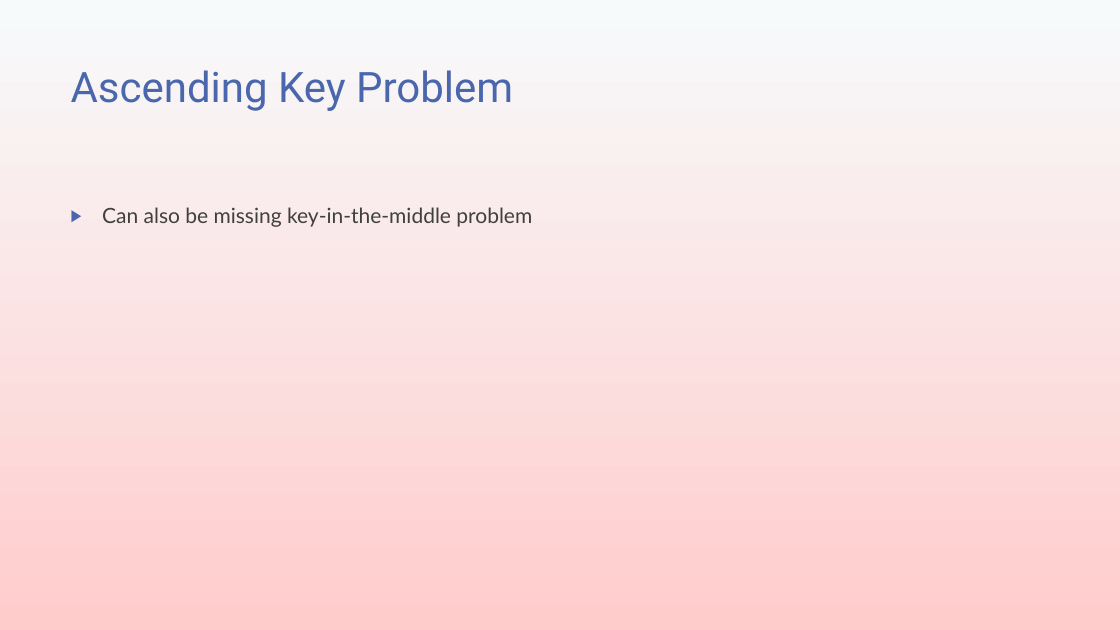
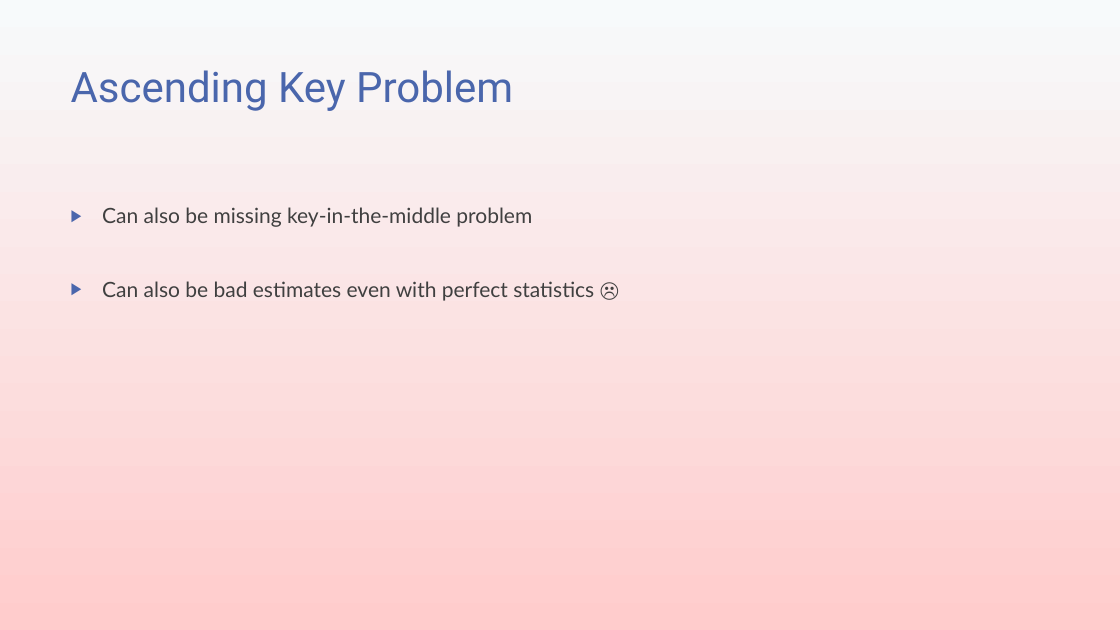
Before and after one commit to transmokopter/Presentations, a slide deck: slide 15 of Statistics an unreliable friend/SQL Saturday 971 Oslo - Statistics an unreliable friend/Statistics_An_Unreliable_Friend_Transmokopter.pptx (slide 14 before the commit). Drawn at 1120x630 pixels with LibreOffice and Linux fonts; fonts in the diff are those of the drawing; background and template pictures are left out. Boxes give left, top, right and bottom in pixels: in the first picture for what was removed or moved away, otherwise in the second. Text is boxed around its words. In the diff, an @@ line names an element or a change of style, - is before the commit and + after.

```diff
--- a/Statistics an unreliable friend/SQL Saturday 971 Oslo - Statistics an unreliable friend/Statistics_An_Unreliable_Friend_Transmokopter.pptx
+++ b/Statistics an unreliable friend/SQL Saturday 971 Oslo - Statistics an unreliable friend/Statistics_An_Unreliable_Friend_Transmokopter.pptx
@@ text at bbox=[102, 281, 594, 301]: paragraph added @@
+▶ Can also be bad estimates even with perfect statistics ☹
```
Also in this commit, not shown: 4 other slides changed, 4 slides added, 2 slides removed.
